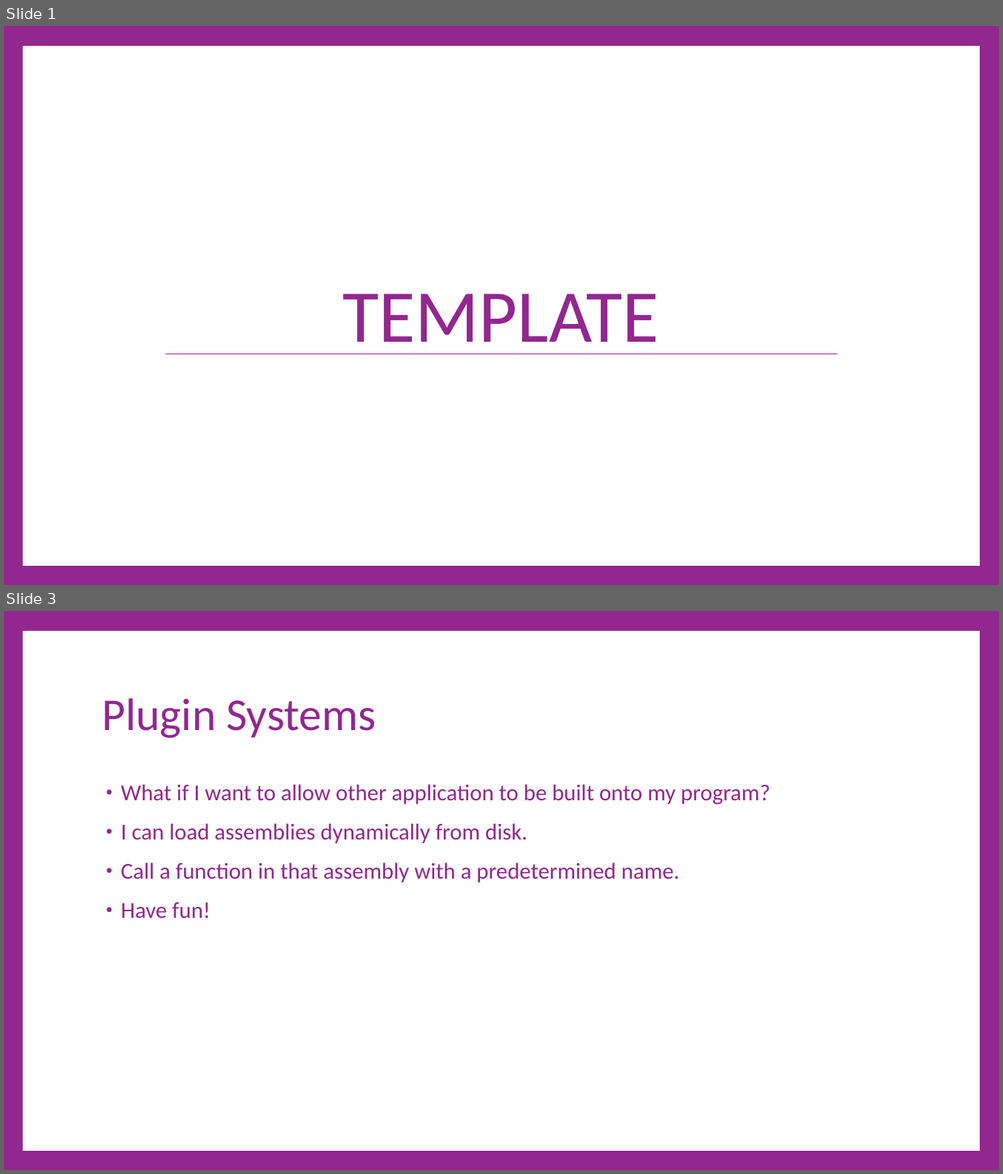
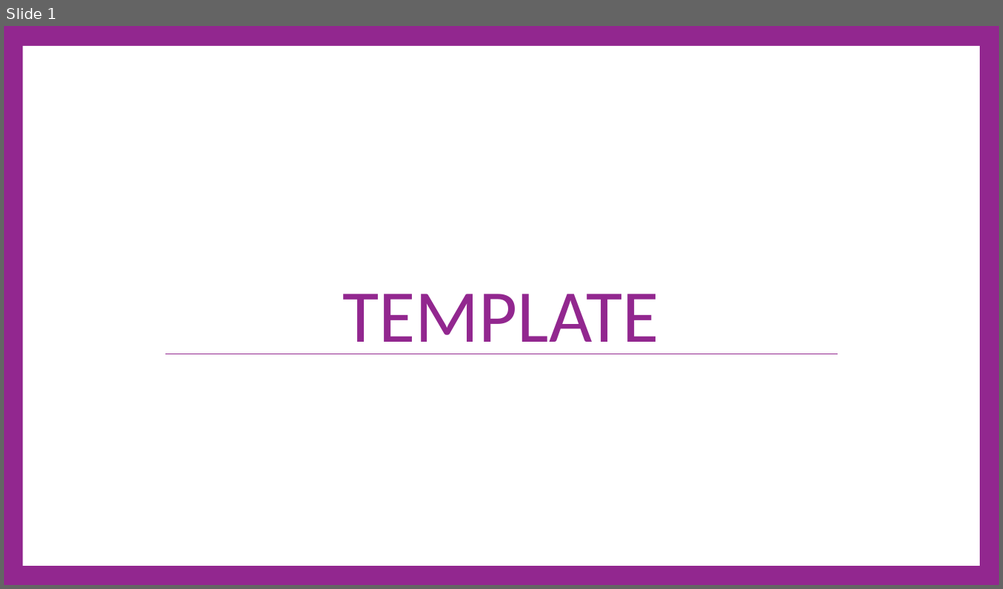
Before and after one commit to cdiggins/cs321, a slide deck: class-notes/wip/cs321-winter-2023-lecture-X.pptx. Shown one above the other, each under a label of ours: slides 1 and 3 before the commit, slide 1 after it; the slides between them are not shown. The pictures are 1003x1174 and 1003x589 pixels, drawn with LibreOffice and Linux fonts; fonts in the diff are those of the drawing. Boxes give left, top, right and bottom in pixels: in the first picture for what was removed or moved away, otherwise in the second. Text is boxed around its words. In the diff, an @@ line names an element or a change of style, - is before the commit and + after.

```diff
--- a/class-notes/wip/cs321-winter-2023-lecture-X.pptx
+++ b/class-notes/wip/cs321-winter-2023-lecture-X.pptx
@@ slide 3 removed at box(4, 611, 999, 1170), background #92278F; not listed: 1 template element that a slide beside it also shows @@
@@ title removed at box(102, 698, 375, 738) @@
-Plugin Systems
@@ text removed at box(121, 784, 770, 919) @@
-• What if I want to allow other application to be built onto my program?
-• I can load assemblies dynamically from disk.
-• Call a function in that assembly with a predetermined name.
-• Have fun!
```
Also in this commit, not shown: 19 other slides removed, 5 other files.
